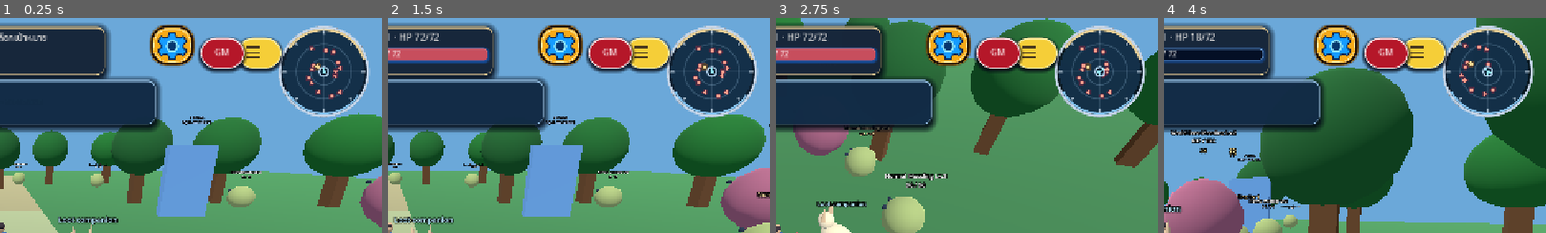
Above: before the commit, frames 1-4 (left to right).
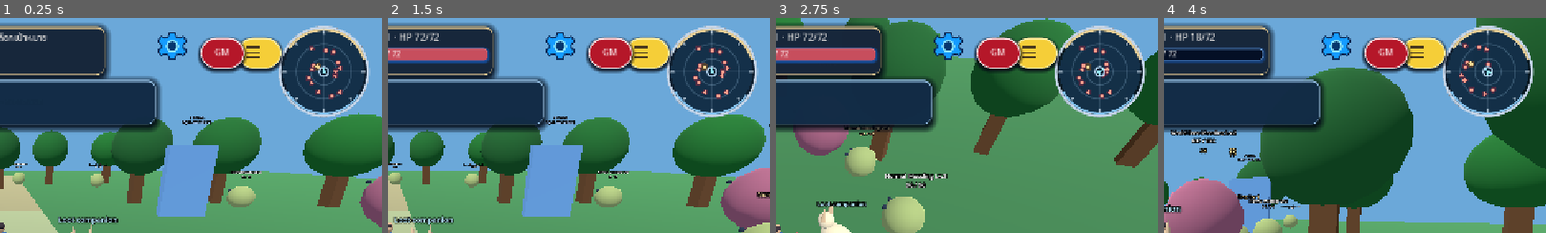
Above: after the commit, the same moments.

Repository: redfullmoon209-debug/NexTgenLeo
Game: Godot game, scene res://scenes/main.tscn
Two runs of this game, one before a commit and one after it. Both use one fixed random seed, a clock stepped at 60 frames per second and the inputs below.
Inputs (mouse positions are % of the whole screen's width and height, from its top left):
- Up to frame 1 (0.25 s): no input
- Up to frame 2 (1.5 s): click "กระโดด" at 0.5 s; tap Enter at 1.25 s; move the mouse to (72, 45) at 1.27 s; hold D from 1.28 s (still down); tap Tab at 1.35 s; click (72, 45) at 1.42 s
- Up to frame 3 (2.75 s): tap Space at 1.52 s; release D at 2 s; drag from (30, 55) to (45, 70) at 2.02 s
- Up to frame 4 (4 s): move the mouse to (60, 28) at 2.77 s; hold D 2.78-3.5 s; tap 1 at 2.85 s; drag from (45, 70) to (20, 35) at 3.52 s
The pictures show only the part of the screen within x 50-100%, y 0-50%; the shares and areas given below are measured in that part.

The runs differ from the first frame. In frame 1, 1.4% of the frame differs, in the area x 39-52%, y 3-24%; in frame 2, 1.4%; in frame 3, 1.3%; in frame 4, 1.4%.

Commit message:
Hide gold Settings header layers when collapsed; retain approved gold dropdown on expand

Diff:
--- a/scripts/settings_rich_menu.gd
+++ b/scripts/settings_rich_menu.gd
@@ -229,8 +229,12 @@
 	var collapsed_top := 12.0 if is_wide else 180.0
 	var open_right := -180.0 if is_wide else -10.0
 	var menu_top := 12.0 if is_wide else 10.0
-	# Center the gear inside its existing gold capsule when collapsed.
-	# Keep the expanded header exactly as approved: left-aligned gear + Thai title + chevron.
+	# Closed: show ONLY the blue gear. Remove the yellow/gold background and borders.
+	# Open: restore the exact approved golden header and ten menu rows.
+	for layer_name in ["Layer_background", "Layer_base_frame", "Layer_gold_highlight"]:
+		var decoration := toggle.get_node_or_null(layer_name) as CanvasItem
+		if decoration != null:
+			decoration.visible = panel.visible
 	header_content.offset_left = 17.0 if panel.visible else 0.0
 	header_content.offset_right = -17.0 if panel.visible else 0.0
 	header_content.alignment = BoxContainer.ALIGNMENT_BEGIN if panel.visible else BoxContainer.ALIGNMENT_CENTER
